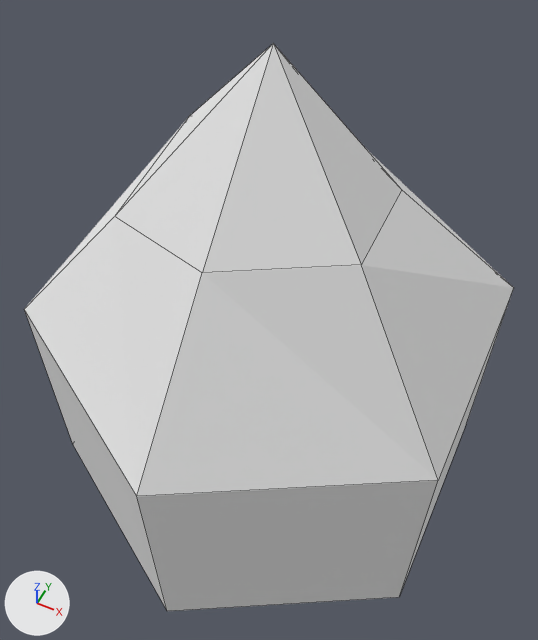
The Blender file Assets/Resources/Meshes/Tiles/mountains01.blend, before and after one commit.
Both versions are drawn from a 50 mm lens placed at (0.463, -0.941, 1.106), pointed at (0.017, -0.049, -0.008). Lighting does not change. The marker at lower left points along +X, +Y and +Z. Mesh edges are drawn as thin lines.

The first picture shows 'Tile'.
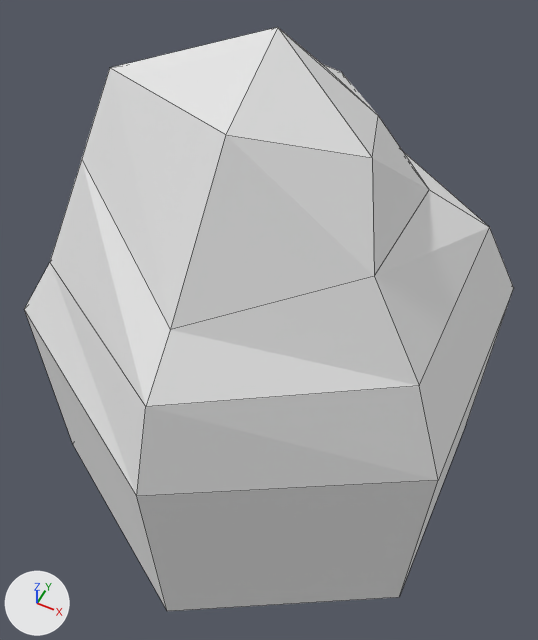
Boxes (x1, y1, x2, y2) around the edits, measured in the pictures (538 x 640 px):
```json
{"object": "Tile", "change": "reshaped", "before": [24, 43, 514, 611], "after": [24, 27, 514, 611]}
{"part": 1, "of": "me_cylinder_002", "change": "built on", "before": [26, 43, 513, 496], "after": [26, 27, 514, 496]}
```

The change, as JSON lines over the scene's bpy script:
```json
{"block": "me_cylinder_002", "where": "# used by ob_tile; location = (0.0, 0.0, -0.25)"}
{"op": "remove", "block": "me_cylinder_002", "code": "me_cylinder_002.from_pydata(...)  # 19 vertices, 19 faces; spans x -0.433..0.433, y -0.5..0.5, z -0.25..0.802"}
{"op": "add", "block": "me_cylinder_002", "code": "me_cylinder_002.from_pydata(...)  # 31 vertices, 31 faces; spans x -0.433..0.433, y -0.5..0.5, z -0.25..0.826"}
{"block": "me_cylinder_002", "change": "me_cylinder_002 part 1"}
{"block": "me_cylinder_002", "change": "6 faces are deleted"}
{"block": "me_cylinder_002", "change": "7 vertices move from x -0.261..0.219, y -0.246..0.273, z 0.481..0.802 to x -0.37..0.359, y -0.434..0.422, z 0.37..0.826"}
{"block": "me_cylinder_002", "change": "12 vertices are added at x -0.294..0.25, y -0.337..0.315, z 0.488..0.747"}
{"block": "me_cylinder_002", "change": "12 new faces join them, mat_top (white #e7e7e7)"}
{"block": "me_cylinder_002", "change": "6 new faces join them, mat_snow (white #e7e7e7)"}
```
